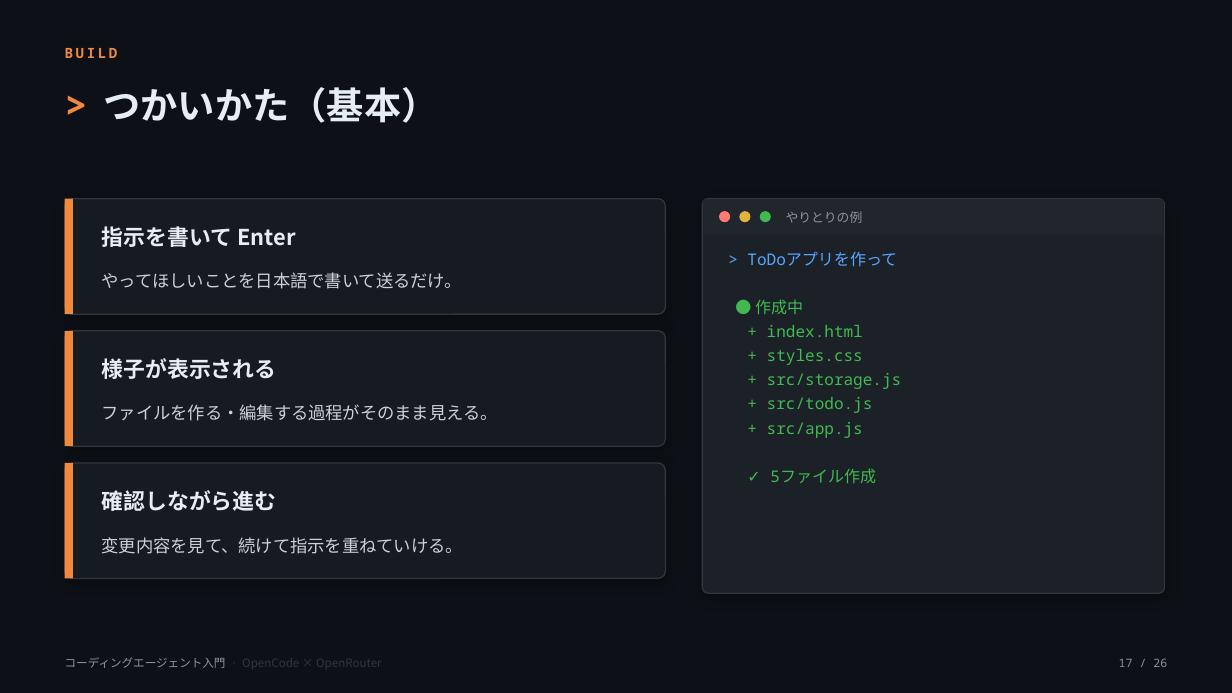
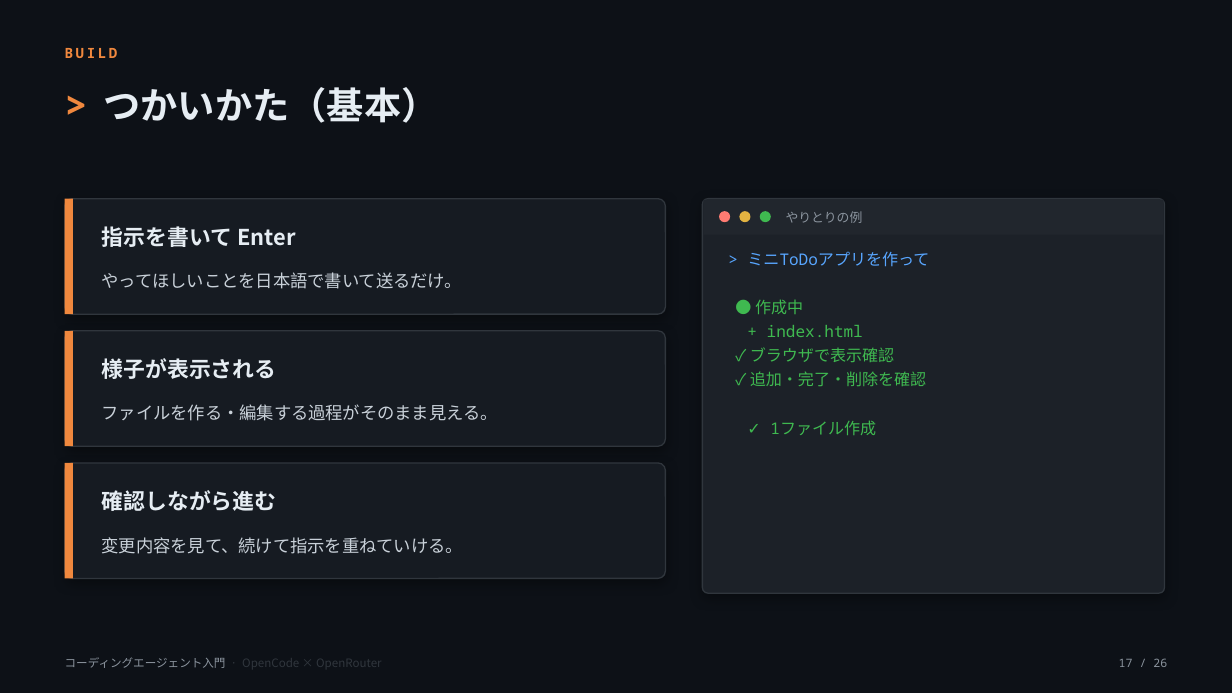
Before and after one commit to OJII3/opencode_openrouter_free_example, a slide deck: slide 17 of slides/seminar.pptx. Drawn at 1232x693 pixels with LibreOffice and Linux fonts; fonts in the diff are those of the drawing. Boxes give left, top, right and bottom in pixels: in the first picture for what was removed or moved away, otherwise in the second. Text is boxed around its words. In the diff, an @@ line names an element or a change of style, - is before the commit and + after.

```diff
--- a/slides/seminar.pptx
+++ b/slides/seminar.pptx
@@ text at (x1=747, y1=251, x2=929, y2=267): text changed @@
-> ToDoアプリを作って
+> ミニToDoアプリを作って
@@ text at (x1=750, y1=347, x2=926, y2=387): text changed @@
-+ styles.css
-+ src/storage.js
-+ src/todo.js
-+ src/app.js
-✓ 5ファイル作成
+✓ ブラウザで表示確認
+✓ 追加・完了・削除を確認
+✓ 1ファイル作成
```
Also in this commit, not shown: 5 other slides changed, 3 other files.
